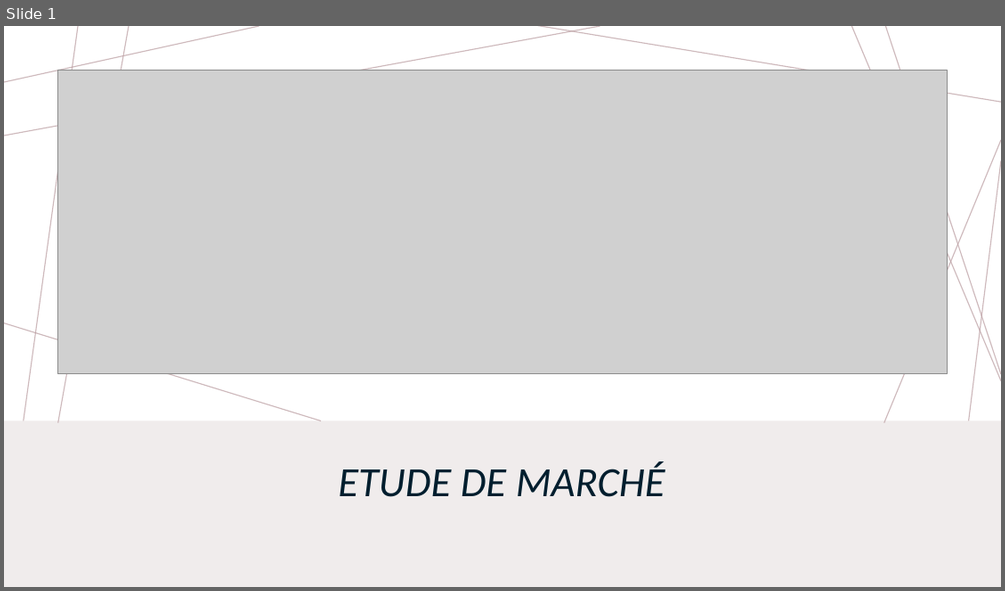
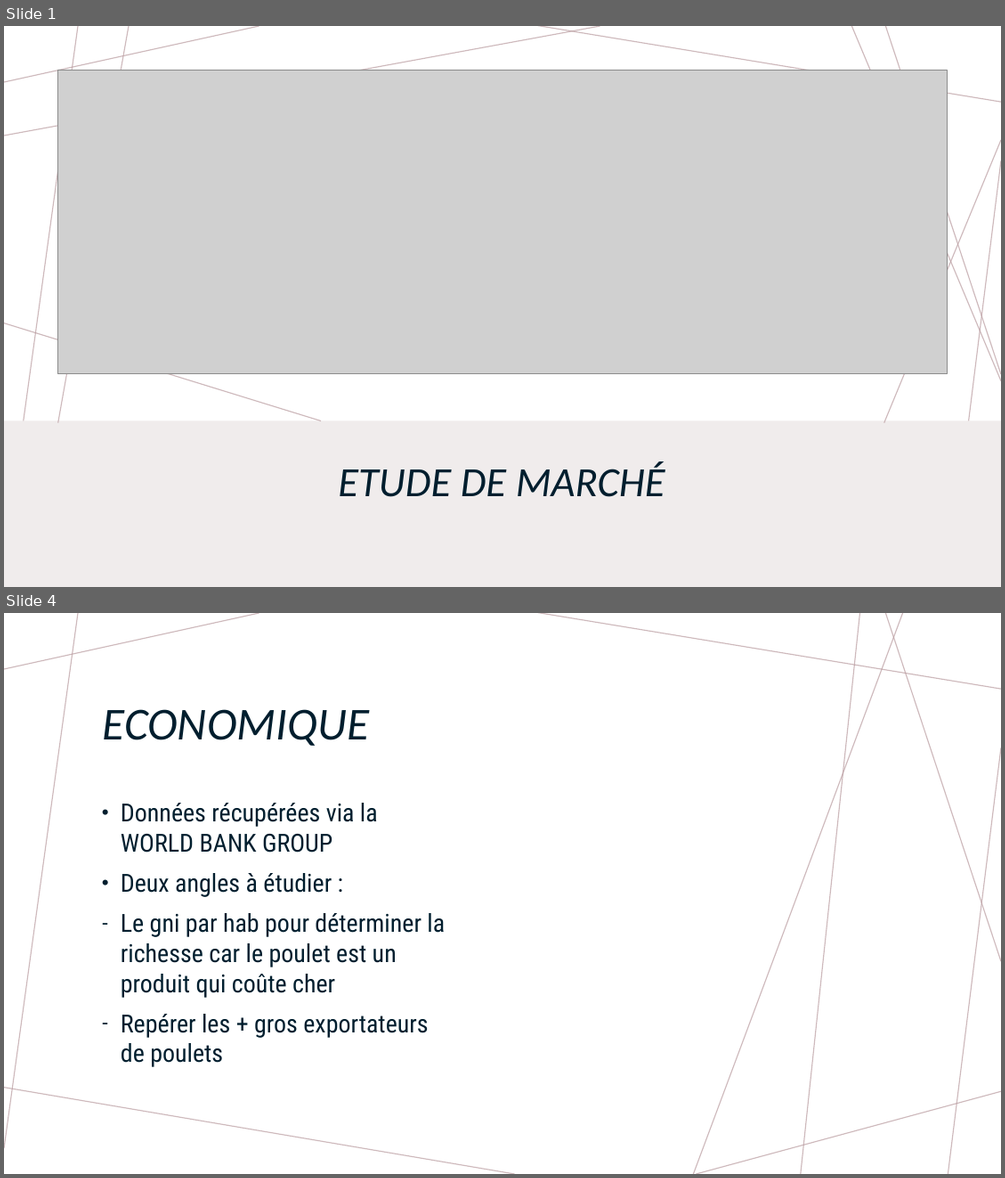
Before and after one commit to Axeloums/OC_Project_9, a slide deck: reports/Etude de marché.pptx. Shown one above the other, each under a label of ours: slide 1 before the commit, slides 1 and 4 after it; the slides between them are not shown. The pictures are 1005x591 and 1005x1178 pixels, drawn with LibreOffice and Linux fonts; fonts in the diff are those of the drawing; grey boxes stand for pictures. Boxes give left, top, right and bottom in pixels: in the first picture for what was removed or moved away, otherwise in the second. Text is boxed around its words. In the diff, an @@ line names an element or a change of style, - is before the commit and + after.

```diff
--- a/reports/Etude de marché.pptx
+++ b/reports/Etude de marché.pptx
@@ slide 4 added at (4,613,1001,1174), background #FFFFFF; not listed: 7 template elements that a slide beside it also shows @@
@@ line added from (694, 1174) to (903, 613), #BA9CA0 1 pt @@
@@ line added from (801, 1174) to (860, 613), #BA9CA0 1 pt @@
@@ title added at (103,709,370,746), 44 pt, text #001E2E, italic @@
+ECONOMIQUE
@@ text added at (121,803,445,1067), 24 pt, text #001E2E @@
+• Données récupérées via la WORLD BANK GROUP
+• Deux angles à étudier :
+– Le gni par hab pour déterminer la richesse car le poulet est un produit qui coûte cher
+– Repérer les + gros exportateurs de poulets
```
Also in this commit, not shown: 1 slide changed, 2 other slides added, 1 slide removed, 5 other files.
